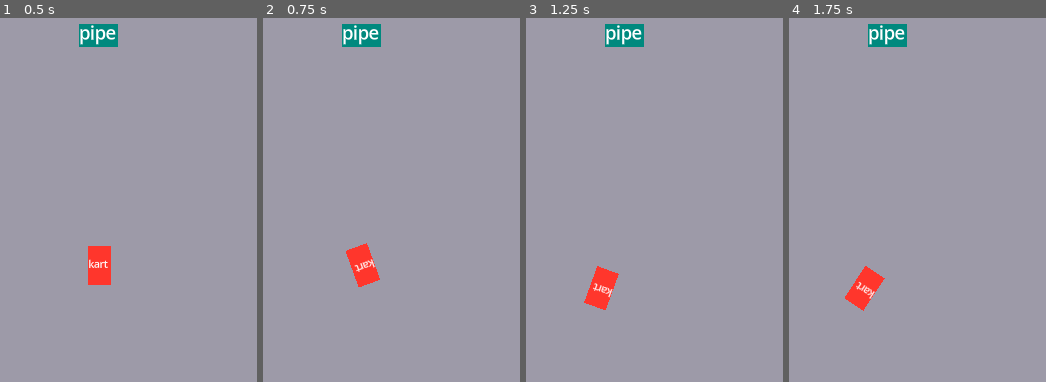
Above: before the commit, frames 1-4 (left to right).
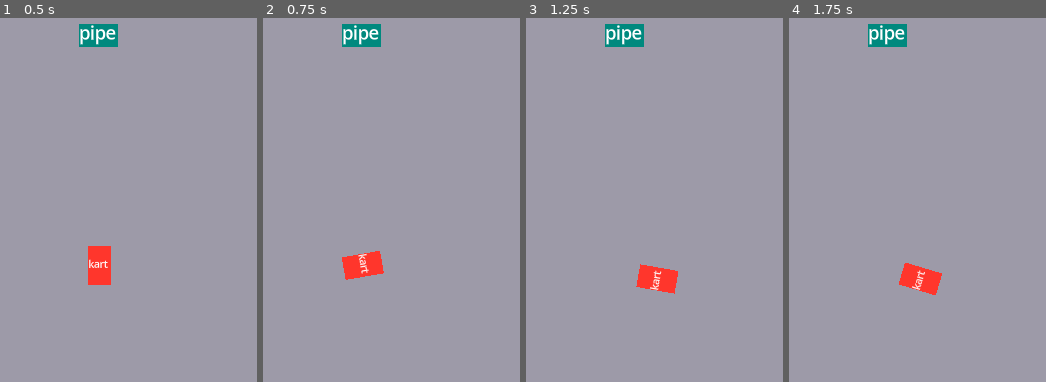
Above: after the commit, the same moments.

Repository: hpi-swa-lab/godot-pronto
Game: Godot game, scene res://prototypes/week-0-grappling-hook.tscn
Two runs of this game, one before a commit and one after it. Both use one fixed random seed, a clock stepped at 60 frames per second and the inputs below. The project has no main scene, so this scene is started directly.
Inputs (mouse positions are in pixels of both pictures, inside the frame that each line leads up to):
- Up to frame 1 (0.5 s): no input
- Up to frame 2 (0.75 s): tap Enter at 0.5 s; move the mouse to (outside the picture) at 0.52 s; hold Right (ui_right) from 0.53 s (still down); tap Tab at 0.6 s; click (outside the picture) at 0.67 s
- Up to frame 3 (1.25 s): keep holding Right (ui_right); tap Up (ui_up) at 0.77 s
- Up to frame 4 (1.75 s): release Right (ui_right) at 1.25 s; drag from (outside the picture) to (853, 247) at 1.27 s

Frame 1 is identical in both runs. In frame 2, 1.0% of the frame differs, in the area x 30-48%, y 61-74%; in frame 3, 1.9%, in the area x 22-60%, y 67-81%; in frame 4, 1.9%.

Commit message:
final version of grappling hook scene

Diff:
--- a/prototypes/week-0-grappling-hook.tscn
+++ b/prototypes/week-0-grappling-hook.tscn
@@ -113,7 +113,6 @@
 
 [node name="week-0-grappling-hook" type="Node2D"]
 script = ExtResource("1_3ovfl")
-hook_flying_speed = 150.0
 
 [node name="Background" type="Node2D" parent="."]
 script = ExtResource("1_vu0ow")
@@ -134,7 +133,7 @@
 position = Vector2(44, 17)
 script = ExtResource("2_f2ou7")
 rotated = true
-rotation_speed = 800.0
+rotation_speed = 400.0
 rotate_velocity = false
 
 [node name="Controls" type="Node2D" parent="kart"]
